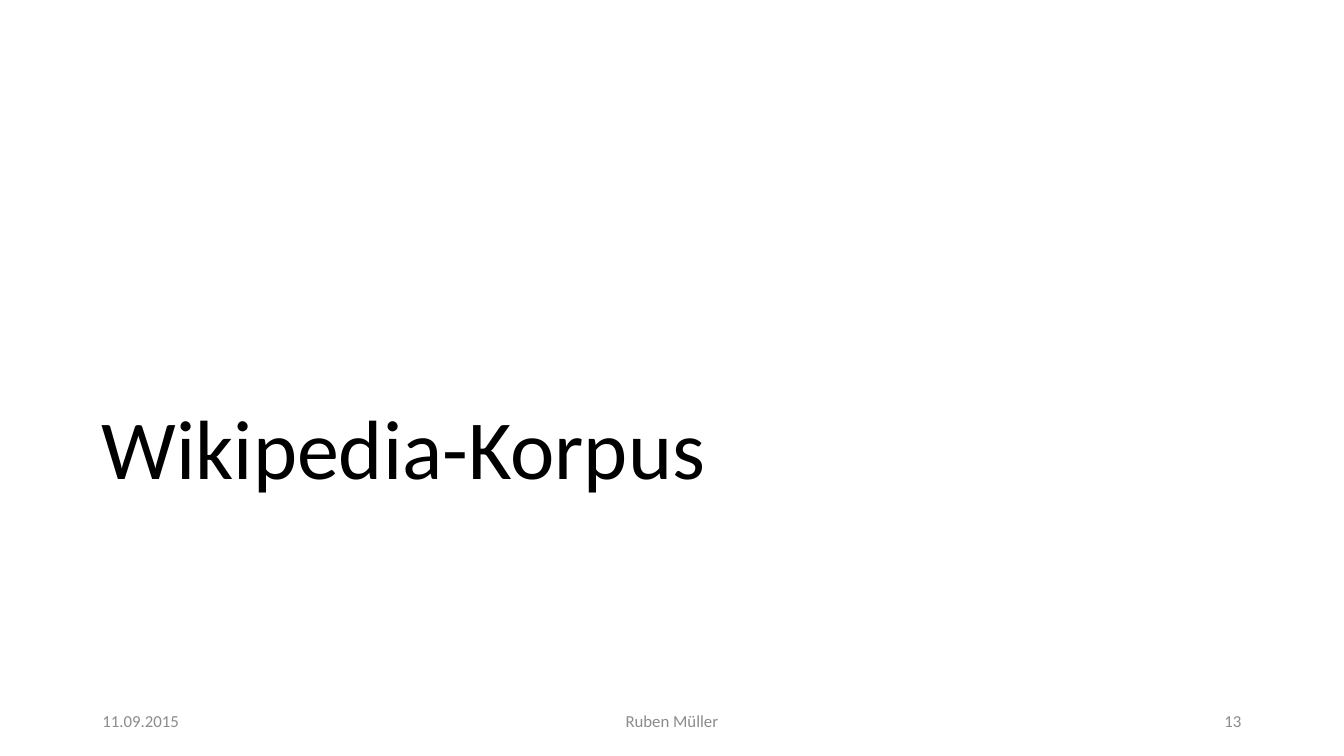
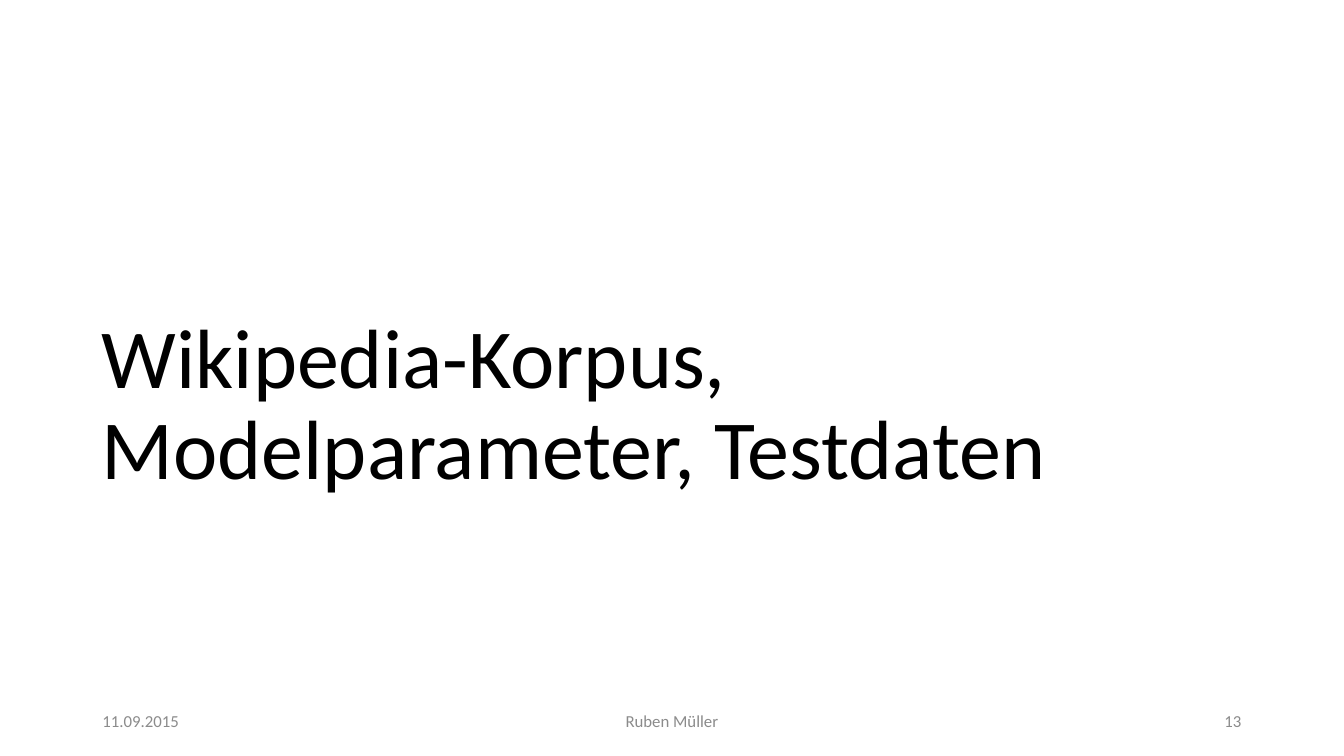
Before and after one commit to imbabaer/SemanticRelations, a slide deck: slide 13 of Präsentation/Semantische Beziehungen_169.pptx. Drawn at 1344x756 pixels with LibreOffice and Linux fonts; fonts in the diff are those of the drawing. Boxes give left, top, right and bottom in pixels: in the first picture for what was removed or moved away, otherwise in the second. Text is boxed around its words. In the diff, an @@ line names an element or a change of style, - is before the commit and + after.

```diff
--- a/Präsentation/Semantische Beziehungen_169.pptx
+++ b/Präsentation/Semantische Beziehungen_169.pptx
@@ title at [102, 329, 1045, 493]: text changed @@
-Wikipedia-Korpus
+Wikipedia-Korpus, Modelparameter, Testdaten
```
Also in this commit, not shown: 3 other slides changed.
